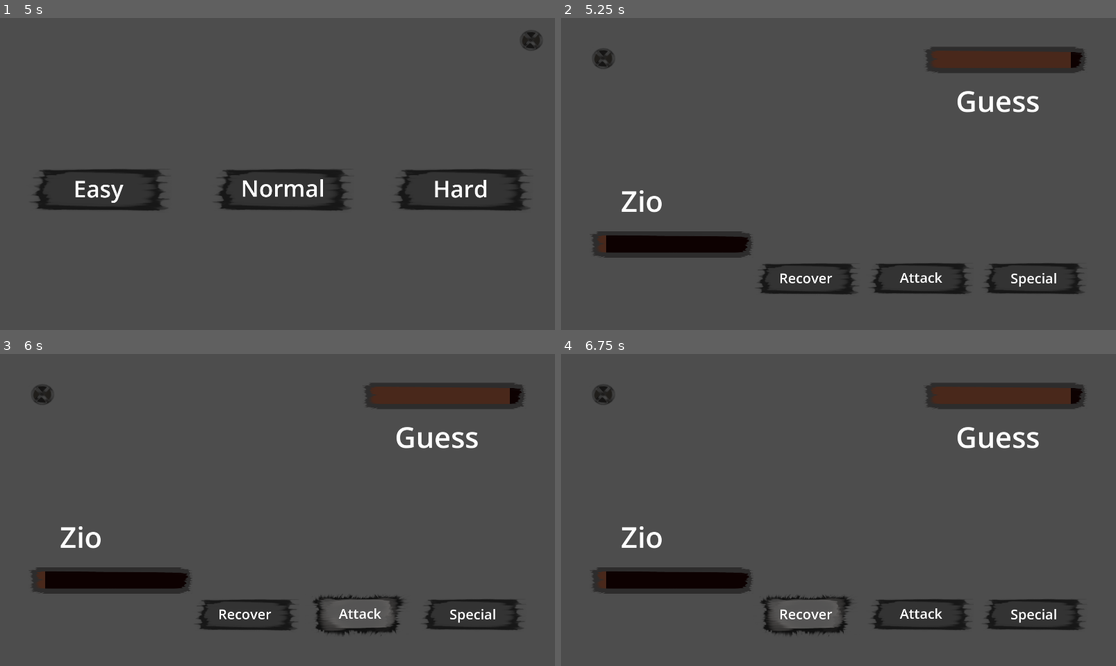
Above: before the commit, frames 1-4 (two rows, left to right).
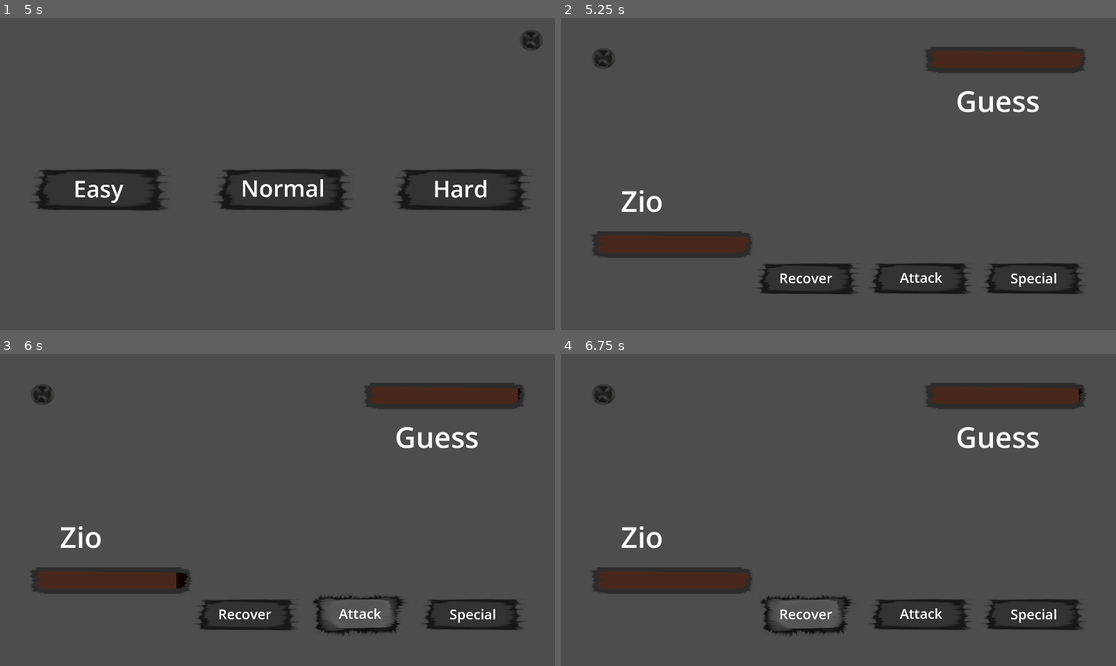
Above: after the commit, the same moments.

Repository: Llander15/guess-zio-2nd
Game: Godot game, scene res://Scenes/Intro.tscn
Two runs of this game, one before a commit and one after it. Both use one fixed random seed, a clock stepped at 60 frames per second and the inputs below.
Inputs (mouse positions are in pixels of both pictures, inside the frame that each line leads up to):
- Up to frame 1 (5 s): tap Enter at 0.5, 2 s; tap Space at 1.25, 2.75 s; click (277, 174) at 3.5 s; click "Start" at 4.25 s
- Up to frame 2 (5.25 s): click "Easy" at 5 s
- Up to frame 3 (6 s): click "Attack" at 5.75 s
- Up to frame 4 (6.75 s): click "Recover" at 6.5 s

Frame 1 is identical in both runs. In frame 2, 1.4% of the frame differs, in the area x 8-94%, y 10-76%; in frame 3, 1.4%; in frame 4, 1.4%.

Commit message:
gameplay logic, atk/recover

Diff:
--- a/Scenes/game.tscn
+++ b/Scenes/game.tscn
@@ -97,7 +97,7 @@
 offset_right = 1918.96
 offset_bottom = 1373.04
 scale = Vector2(0.343188, 0.259203)
-value = 10.0
+value = 100.0
 texture_under = ExtResource("1_kldst")
 texture_over = ExtResource("2_b2bpf")
 texture_progress = ExtResource("3_7lihs")
@@ -123,7 +123,7 @@
 offset_right = 3072.96
 offset_bottom = 734.04
 scale = Vector2(0.343188, 0.259203)
-value = 90.0
+value = 100.0
 texture_under = ExtResource("1_kldst")
 texture_over = ExtResource("2_b2bpf")
 texture_progress = ExtResource("3_7lihs")
@@ -137,6 +137,9 @@
 text = "Guess"
 
 [node name="GamePause" parent="." instance=ExtResource("9_bf53h")]
+visible = false
 z_index = 5
 
+[connection signal="pressed" from="Buttons/Attack" to="." method="_on_attack_pressed"]
+[connection signal="pressed" from="Buttons/Recover" to="." method="_on_recover_pressed"]
 [connection signal="pressed" from="Buttons/Pause" to="." method="_on_pause_pressed"]
--- a/Scripts/game.gd
+++ b/Scripts/game.gd
@@ -1,7 +1,39 @@
 extends Node2D
 
+#Base Stats
+var enemyHp = 100
+var playerHp = 100
+
 func _ready() -> void:
-	$GamePause.hide()
+	#
+
+	$"Player/player hp bar".value = playerHp
+
+
+
+	$GamePause.hide() #initially hides the popup
 
 func _on_pause_pressed() -> void:
 	$GamePause.visible = true
+
+#Gmaeplay Logic
+func playerHpCap() -> void:
+	if (playerHp>100):
+		playerHp=100
+	elif (playerHp<1):
+		pass
+		#GAME OVER
+
+func _on_attack_pressed() -> void:
+	enemyHp = enemyHp - 5
+	playerHp = playerHp - 10#test for recover
+	$"Enemy/enemy hp bar".value = enemyHp
+	$"Player/player hp bar".value = playerHp
+
+	#add a change scene later when enemy hp is below 1
+
+
+func _on_recover_pressed() -> void:
+	playerHp = playerHp + 30
+	playerHpCap()
+	$"Player/player hp bar".value = playerHp
